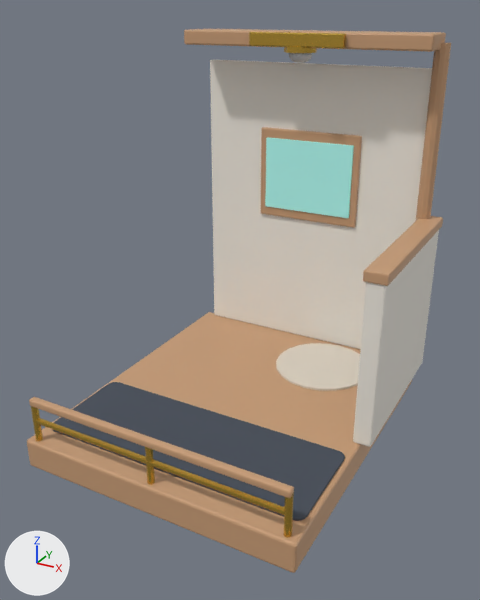
An edit to the FBX model Assets/MuseDesk/Art/Models/WallHabitat/WallHabitat_CubicleBay_Compact.fbx, drawn before and after from the same camera.
Rendered twice from a 50 mm camera at (0.196, -0.401, 0.252) aimed at (0.007, -0.058, 0.081). Arrows for +X, +Y and +Z are at lower left; the lights stay in place. The picture after the commit comes second. Where no turn or scale is listed for an object, it has been applied to the vertices.

The first picture shows 'WallHabitat_CubicleBay_Compact_Accents', 'WallHabitat_CubicleBay_Compact_Structure'.
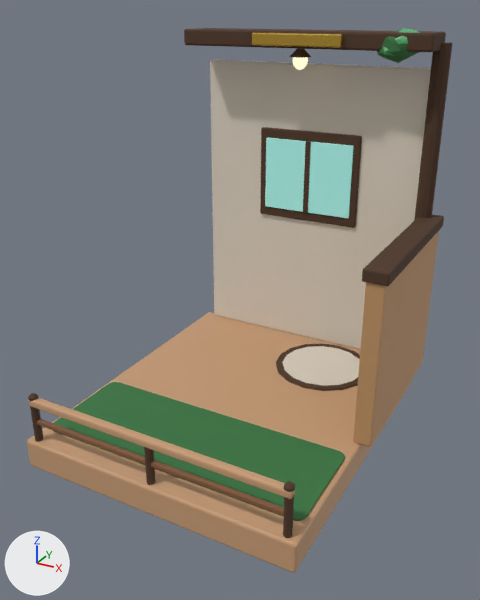
Changed parts and their boxes (x1, y1, x2, y2) in the pictures (480 x 600 px; the box of a moved part takes in the faces that stretch with it):
'WallHabitat_CubicleBay_Compact_Structure', reshaped
    before: (27, 29, 451, 573)
    after: (27, 28, 453, 573)
part 1 of me_cube, added (pale yellow)
    after: (282, 346, 360, 386)
part 2 of me_cube, added
    after: (303, 141, 311, 213)
part 3 of me_cube, added
    after: (289, 49, 311, 58)
part 4 of me_cube, deleted
    before: (284, 46, 317, 53)
part 5 of me_cube, moved or reshaped
    before: (184, 29, 451, 391)
    after: (184, 28, 453, 391)
part 6 of me_cube, moved or reshaped
    before: (30, 397, 294, 537)
    after: (28, 393, 295, 538)
part 7 of me_cube, recoloured
    both: (184, 32, 451, 286)
part 8 of me_cube, recoloured (greyish blue to dark green)
    both: (53, 382, 345, 521)
part 9 of me_cube, recoloured
    both: (210, 59, 431, 349)
part 10 of me_cube, recoloured (white to orange)
    both: (353, 231, 439, 447)
part 11 of me_cube, recoloured
    both: (31, 406, 290, 538)
part 12 of me_cube, recoloured
    both: (40, 419, 284, 510)

Patch to the scene script:
```diff
--- a/Assets/MuseDesk/Art/Models/WallHabitat/WallHabitat_CubicleBay_Compact.fbx.py
+++ b/Assets/MuseDesk/Art/Models/WallHabitat/WallHabitat_CubicleBay_Compact.fbx.py
@@ mat_mat_lampglow @@
 mat_mat_lampglow.base_color = (0.604, 0.604, 0.604)  # light grey #cccccc
+mat_mat_lampglow.emission_strength = 0.85
@@ mat_mat_forestmoss @@
+mat_mat_forestmoss = principled_material('Mat_ForestMoss')
+mat_mat_forestmoss.base_color = (0.038, 0.179, 0.0509)  # dark green #377540
+mat_mat_forestmoss.roughness = 0.78
@@ mat_mat_leathersatchel @@
+mat_mat_leathersatchel = principled_material('Mat_LeatherSatchel')
+mat_mat_leathersatchel.base_color = (0.233, 0.1, 0.0432)  # brown #85593b
+mat_mat_leathersatchel.roughness = 0.55
@@ mat_mat_treebark @@
+mat_mat_treebark = principled_material('Mat_TreeBark')
+mat_mat_treebark.base_color = (0.0757, 0.0347, 0.0163)  # brown #4e3422
+mat_mat_treebark.roughness = 0.85
@@ mat_mat_cardboardbox @@
+mat_mat_cardboardbox = principled_material('Mat_CardboardBox')
+mat_mat_cardboardbox.base_color = (0.538, 0.296, 0.133)  # orange #c29466
+mat_mat_cardboardbox.roughness = 0.62
@@ me_cube @@
-me_cube.from_pydata(...)  # 928 vertices, 832 faces; spans x -0.095..0.102, y -0.113..0.113, z -0.01..0.248
+me_cube.from_pydata(...)  # 1108 vertices, 1040 faces; spans x -0.095..0.103, y -0.113..0.113, z -0.01..0.251
+# me_cube part 1: a new loose piece, a 16-sided cylinder along z spanning x 0.0042..0.066, y 0.0366..0.0984, z 0.01..0.0115, in mat_mat_warmbeige (pale yellow #dfd5c6)
+# me_cube part 2: the loose piece of 56 vertices spanning x -0.035..0.035, y 0.105..0.11, z 0.118..0.172 is copied, and the copy is scaled about its middle by (0.0511, 1.22, 1), in mat_mat_treebark (brown #4e3422); it spans x -0.002..0.002, y 0.104..0.11, z 0.118..0.172
+# me_cube part 3: a new loose piece, a 10-sided cut cone along z (radius 0.0075 at the low end, 0.0025 at the high end) spanning x -0.0071..0.0071, y 0.077..0.092, z 0.232..0.237, in mat_mat_treebark (brown #4e3422)
+# me_cube part 4: the loose piece of 24 vertices spanning x -0.011..0.011, y 0.074..0.096, z 0.235..0.239 is deleted
+# me_cube part 5: 52 vertices moved from x -0.089..0.102, y -0.015..0.112, z 0.01..0.248 to x -0.089..0.103, y -0.016..0.112, z 0.01..0.248; 73 vertices removed from x -0.089..0.089, y 0.032..0.11, z 0.01..0.248; 101 vertices added at x -0.089..0.089, y 0.032..0.11, z 0.01..0.251
+# me_cube part 6: 27 vertices moved within x -0.089..0.089, y -0.11..-0.105, z 0.01..0.04; 69 vertices removed from x -0.089..0.089, y -0.11..-0.105, z 0.01..0.041; 125 vertices added at x -0.09..0.09, y -0.111..-0.104, z 0.01..0.044
+# me_cube part 7: 126 faces spanning x -0.09..0.103, y -0.016..0.112, z 0.01..0.249 switch from mat_mat_warmwood (brown #c89d77) to mat_mat_treebark (brown #4e3422)
+# me_cube part 8: 262 faces spanning x -0.091..0.091, y -0.097..-0.028, z 0.01..0.012 switch from mat_mat_feltslate (greyish blue #424a57) to mat_mat_forestmoss (dark green #377540)
+# me_cube part 9: 54 faces spanning x -0.086..0.086, y 0.107..0.113, z 0.01..0.226 switch from mat_mat_creamceramic (white #f4eee4) to mat_mat_warmbeige (pale yellow #dfd5c6)
+# me_cube part 10: 54 faces spanning x 0.089..0.101, y -0.014..0.111, z 0.01..0.12 switch from mat_mat_creamceramic (white #f4eee4) to mat_mat_cardboardbox (orange #c29466)
+# me_cube part 11: 10 faces spanning x -0.089..0.089, y -0.11..-0.105, z 0.01..0.038 switch from mat_mat_brass (yellow #d9b047) to mat_mat_treebark (brown #4e3422)
+# me_cube part 12: 5 faces spanning x -0.087..0.087, y -0.108..-0.107, z 0.023..0.026 switch from mat_mat_brass (yellow #d9b047) to mat_mat_leathersatchel (brown #85593b)
+# other edits to the shape of me_cube do not show in these pictures
 me_cube.materials.append(mat_mat_chamberglass)
+me_cube.materials.append(mat_mat_plantgreen)  # green #57b070
```
